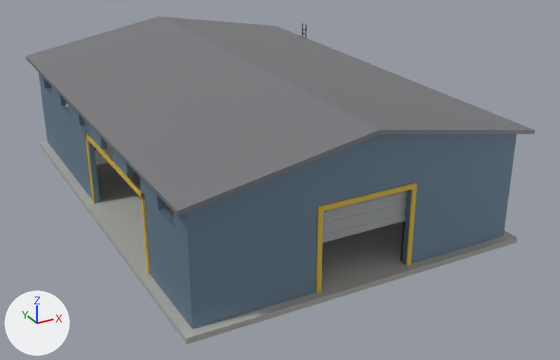
The Blender file warehouse-model/warehouse.blend: old version first, new version second.
Before and after are seen from a camera (50 mm lens) standing at (-19.3, -39.6, 19.5) and looking at (1.3, -2.2, 0.7). Lighting does not change. The marker at lower left points along +X, +Y and +Z. The first picture is the older version.
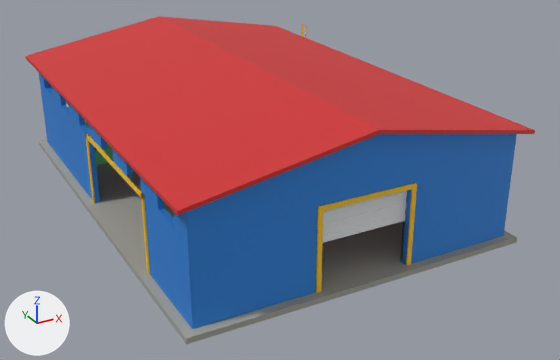
Location of each change, (x1, y1, x2, y2) in pixels of the pictures (560 x 360 px):
'Roof_Left', recoloured, surface changed (grey to red)
    both: (25, 16, 380, 216)
'FrontWall_LeftOfDoor', recoloured, surface changed
    both: (184, 174, 323, 329)
'Roof_Right', recoloured, surface changed (grey to red)
    both: (159, 16, 535, 134)
'FrontWall_RightOfDoor', recoloured, surface changed
    both: (402, 134, 517, 265)
'FrontWall_Gable', recoloured, surface changed
    both: (232, 134, 499, 194)
'LeftWall_RightOfOpening', recoloured, surface changed
    both: (144, 195, 190, 326)
'LeftWall_LeftOfOpening', recoloured, surface changed
    both: (41, 85, 100, 204)
'FrontWall_AboveDoor', recoloured, surface changed
    both: (322, 154, 414, 205)
'GarageDoor', recoloured, surface changed (light grey to white)
    both: (322, 191, 407, 243)
'DoorFrame_Top', recoloured
    both: (322, 184, 413, 211)
'DoorFrame_Left', recoloured
    both: (316, 206, 323, 293)
'DoorFrame_Right', recoloured
    both: (406, 183, 417, 266)
'SideOpeningFrame_Top', recoloured
    both: (85, 133, 144, 200)
'LeftWall_WindowPost_6', recoloured, surface changed
    both: (140, 177, 164, 210)
'SideOpeningFrame_Right', recoloured
    both: (141, 193, 150, 275)
'LeftWall_WindowPost_5', recoloured, surface changed
    both: (112, 149, 133, 177)
'LeftWall_WindowPost_4', recoloured, surface changed
    both: (88, 124, 107, 149)
'LeftWall_WindowPost_7', recoloured, surface changed
    both: (174, 213, 185, 238)
'SideOpeningFrame_Left', recoloured
    both: (85, 133, 95, 204)
'LeftWall_WindowPost_3', recoloured, surface changed
    both: (68, 103, 85, 126)
'LeftWall_WindowPost_2', recoloured, surface changed
    both: (51, 86, 66, 106)
'Office_FrontWall_BelowWindow', recoloured
    both: (95, 149, 106, 165)
'Office_FrontWall_Section_2', recoloured
    both: (104, 143, 113, 163)
'LeftWall_WindowPost_1', recoloured, surface changed
    both: (40, 74, 49, 88)
'BackWall_RightOfDoor', recoloured, surface changed
    both: (38, 72, 51, 142)
'LeftWall_AboveWindows', recoloured, surface changed
    both: (180, 213, 184, 219)

What changed in the scene script:
```text
Change mat_concrete:
    mat_concrete.base_color: (0.42, 0.42, 0.4) -> (0.371, 0.371, 0.332)  # grey #adadaa -> grey #a4a49c
Change mat_metalwall:
    mat_metalwall.base_color: (0.2, 0.3, 0.4) -> (0.0273, 0.238, 0.73)  # blue #7c95aa -> blue #2e86de
    mat_metalwall.metallic: 0.6 -> 0.1
Change mat_roof:
    mat_roof.base_color: (0.3, 0.3, 0.32) -> (0.672, 0.0296, 0.0307)  # grey #959599 -> red #d63031
    mat_roof.metallic: 0.7 -> 0.1
Change mat_trim:
    mat_trim.base_color: (0.8, 0.55, 0.08) -> (0.982, 0.597, 0.0273)  # yellow #e7c450 -> yellow #fdcb2e
Change mat_garagedoor:
    mat_garagedoor.base_color: (0.55, 0.57, 0.58) -> (0.871, 0.896, 0.905)  # light grey #c4c7c8 -> white #f0f3f4
    mat_garagedoor.metallic: 0.7 -> 0.1
Change mat_carpet:
    mat_carpet.base_color: (0.12, 0.16, 0.22) -> (0.209, 0.0497, 0.275)  # greyish blue #616f81 -> purple #7e3f8f
Add mat_officewall:
    mat_officewall = principled_material('OfficeWall')
    mat_officewall.base_color = (0.198, 0.651, 0.25)  # green #7bd389
    mat_officewall.roughness = 0.9
Change me_roofladder:
    where me_roofladder.from_pydata(...)  # 720 vertices, 360 faces; spans x -0.39..0.39, y -0.28..0.28, z -3.5..3.5
    remove me_roofladder.materials.append(mat_steel)  # dark grey #616165
    add me_roofladder.materials.append(mat_trim)  # yellow #fdcb2e
Change me_office_frontwall_abovewindow:
    where me_office_frontwall_abovewindow.from_pydata(...)  # 24 vertices, 12 faces; spans x -0.8..0.8, y -0.08..0.08, z -0.5..0.5
    remove me_office_frontwall_abovewindow.materials.append(mat_roomwall)  # light grey #e1ddd3
    add me_office_frontwall_abovewindow.materials.append(mat_officewall)  # green #7bd389
Change me_office_frontwall_belowwindow:
    where me_office_frontwall_belowwindow.from_pydata(...)  # 24 vertices, 12 faces; spans x -0.8..0.8, y -0.08..0.08, z -0.5..0.5
    remove me_office_frontwall_belowwindow.materials.append(mat_roomwall)  # light grey #e1ddd3
    add me_office_frontwall_belowwindow.materials.append(mat_officewall)  # green #7bd389
Change me_office_frontwall_section_2:
    where me_office_frontwall_section_2.from_pydata(...)  # 24 vertices, 12 faces; spans x -0.4..0.4, y -0.08..0.08, z -1.5..1.5
    remove me_office_frontwall_section_2.materials.append(mat_roomwall)  # light grey #e1ddd3
    add me_office_frontwall_section_2.materials.append(mat_officewall)  # green #7bd389
```
